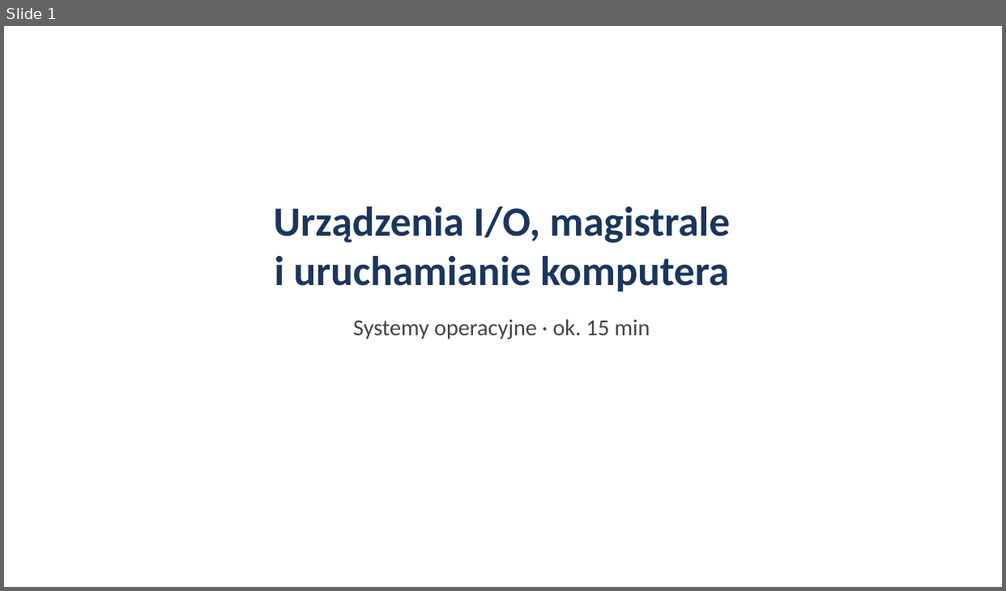
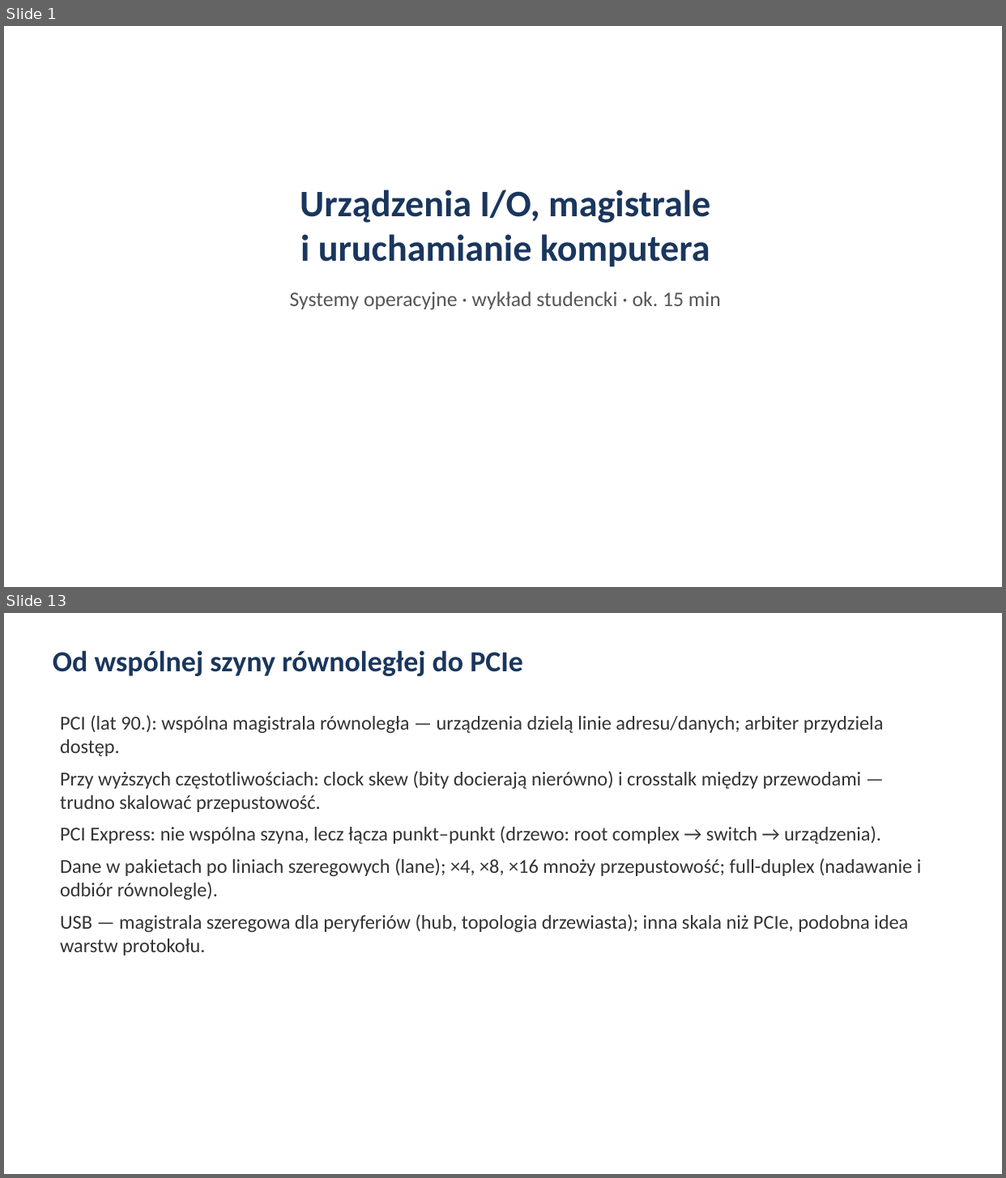
Before and after one commit to PL77239/RESEARCH, a slide deck: prezentacja/prezentacja-os.pptx. Shown one above the other, each under a label of ours: slide 1 before the commit, slides 1 and 13 after it; the slides between them are not shown. The pictures are 1006x591 and 1006x1178 pixels, drawn with LibreOffice and Linux fonts; fonts in the diff are those of the drawing. Boxes give left, top, right and bottom in pixels: in the first picture for what was removed or moved away, otherwise in the second. Text is boxed around its words. In the diff, an @@ line names an element or a change of style, - is before the commit and + after.

```diff
--- a/prezentacja/prezentacja-os.pptx
+++ b/prezentacja/prezentacja-os.pptx
@@ slide 13 added at (4,613,1002,1174), background #FFFFFF @@
@@ text added at (53,650,523,676), 28 pt, text #1A365D, bold @@
+Od wspólnej szyny równoległej do PCIe
@@ text added at (60,715,922,956), 19 pt, text #333333 @@
+PCI (lat 90.): wspólna magistrala równoległa — urządzenia dzielą linie adresu/danych; arbiter przydziela dostęp.
+Przy wyższych częstotliwościach: clock skew (bity docierają nierówno) i crosstalk między przewodami — trudno skalować przepustowość.
+PCI Express: nie wspólna szyna, lecz łącza punkt–punkt (drzewo: root complex → switch → urządzenia).
+Dane w pakietach po liniach szeregowych (lane); ×4, ×8, ×16 mnoży przepustowość; full-duplex (nadawanie i odbiór równolegle).
+USB — magistrala szeregowa dla peryferiów (hub, topologia drzewiasta); inna skala niż PCIe, podobna idea warstw protokołu.
@@ slide 1 changed as well @@
@@ text "Urządzenia I/O, magistrale i uruchamianie ...": place and size @@
-text "Urządzenia I/O, magistrale i uruchamianie ..." at (274,207,730,339)
+text "Urządzenia I/O, magistrale i uruchamianie ..." at (290,190,721,310)
@@ text at (300,190,710,267): size 40 to 36 pt in "Urządzenia I/O, magistrale i uruchamianie komputera" @@
@@ text at (290,292,721,310): text changed; size 22 to 20 pt; text colour #444444 to #555555 @@
-Systemy operacyjne · ok. 15 min
+Systemy operacyjne · wykład studencki · ok. 15 min
```
Also in this commit, not shown: 1 other slide changed, 20 other slides added, 15 slides removed.
